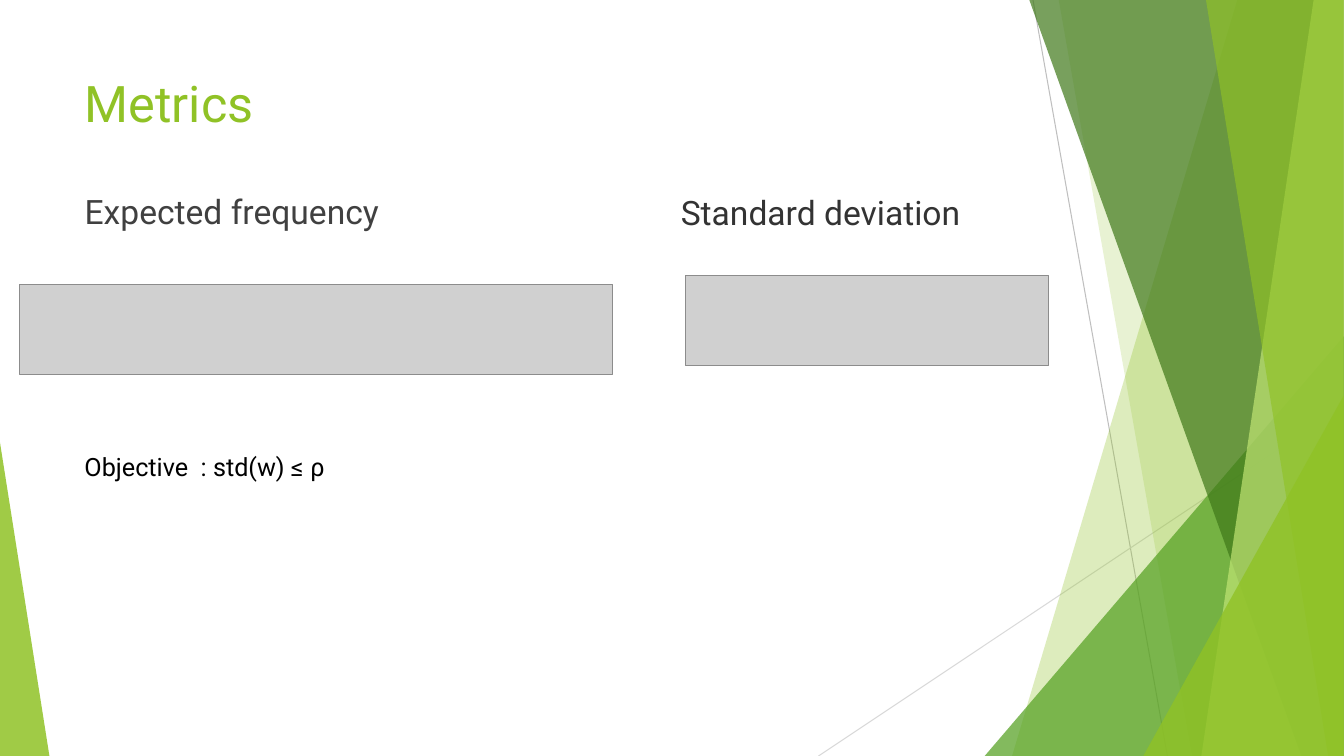
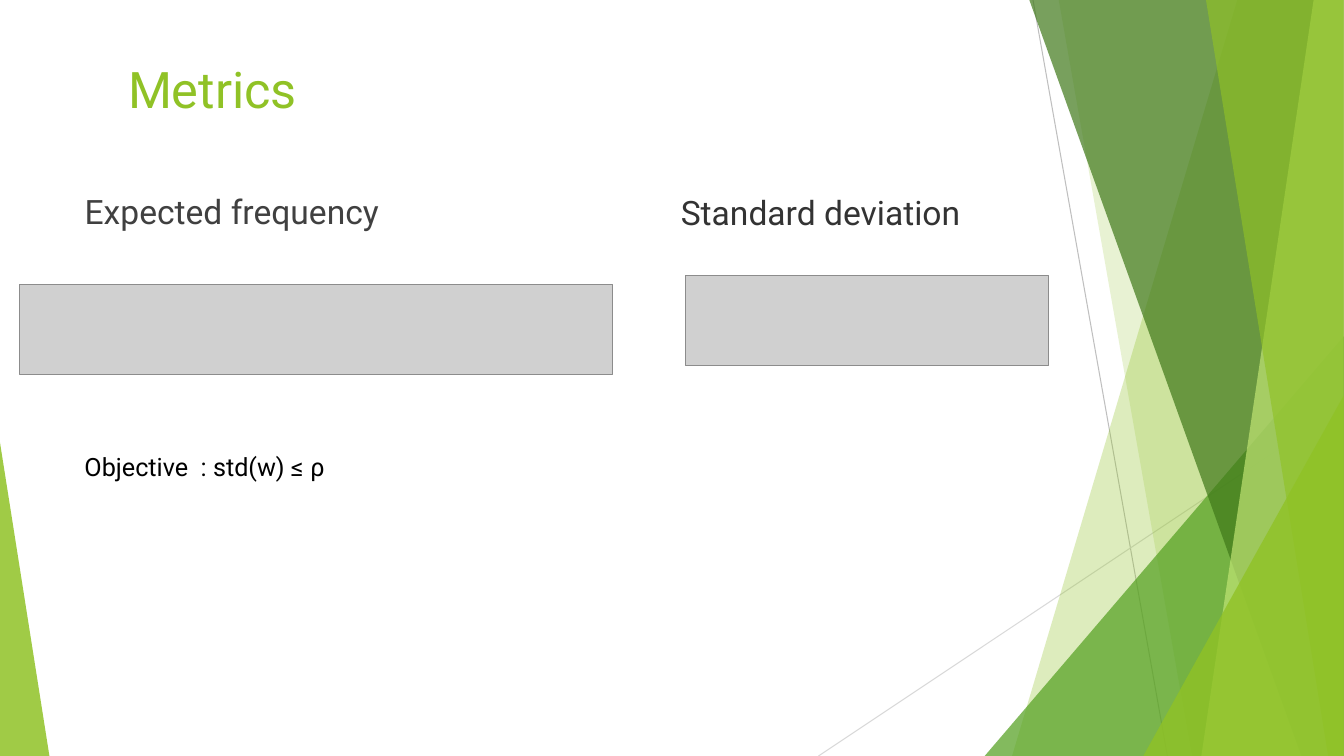
Before and after one commit to ciortanmadalina/BioinfoSem2, a slide deck: slide 4 of algo/Optimal computation of avoided words.pptx. Drawn at 1344x756 pixels with LibreOffice and Linux fonts; fonts in the diff are those of the drawing; grey boxes stand for pictures. Boxes give left, top, right and bottom in pixels: in the first picture for what was removed or moved away, otherwise in the second. Text is boxed around its words. In the diff, an @@ line names an element or a change of style, - is before the commit and + after.

```diff
--- a/algo/Optimal computation of avoided words.pptx
+++ b/algo/Optimal computation of avoided words.pptx
@@ title "Metrics": place and size @@
-title "Metrics" at [85, 85, 254, 123]
+title "Metrics" at [128, 71, 297, 109]
```
Also in this commit, not shown: 8 other slides changed, 2 slides added, 2 slides removed.
